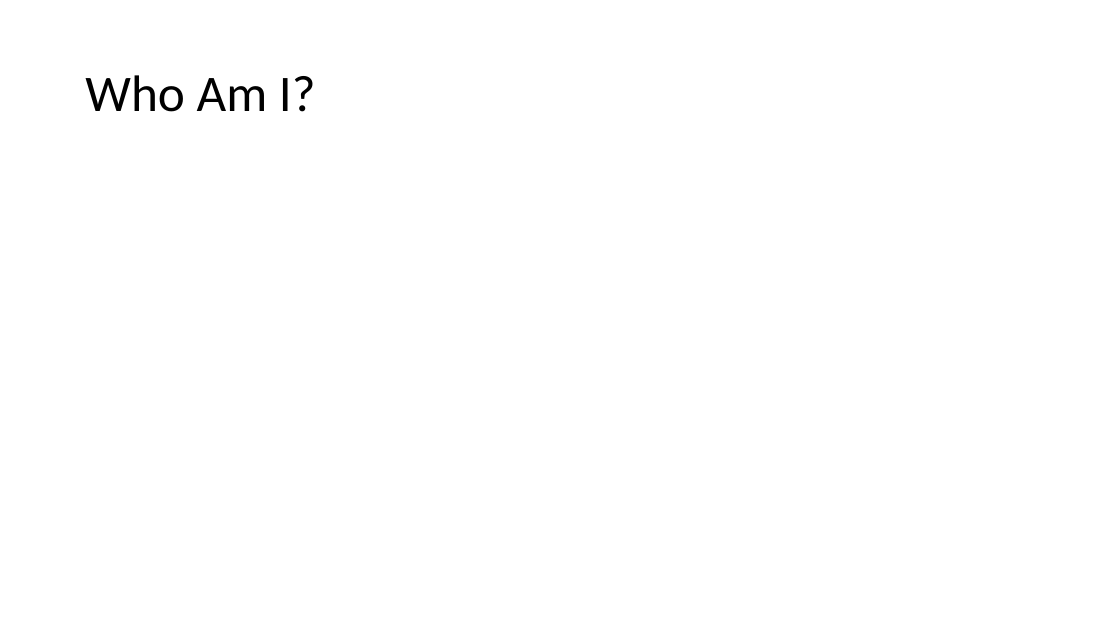
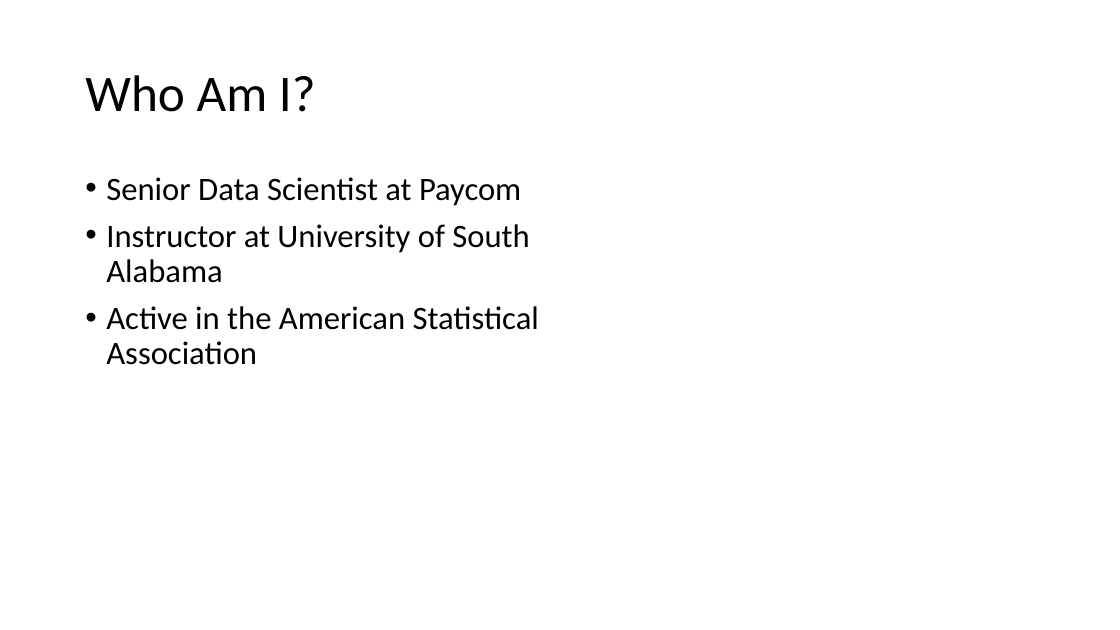
Before and after one commit to BenBarnard/PeopleAnalytics, a slide deck: slide 2 of InterestPresentation.pptx. Drawn at 1120x630 pixels with LibreOffice and Linux fonts; fonts in the diff are those of the drawing. Boxes give left, top, right and bottom in pixels: in the first picture for what was removed or moved away, otherwise in the second. Text is boxed around its words. In the diff, an @@ line names an element or a change of style, - is before the commit and + after.

```diff
--- a/InterestPresentation.pptx
+++ b/InterestPresentation.pptx
@@ text added at (106, 177, 539, 365), 28 pt, text #000000 @@
+• Senior Data Scientist at Paycom
+• Instructor at University of South Alabama
+• Active in the American Statistical Association
```
Also in this commit, not shown: 3 other slides changed, 1 slide added, 1 slide removed.
